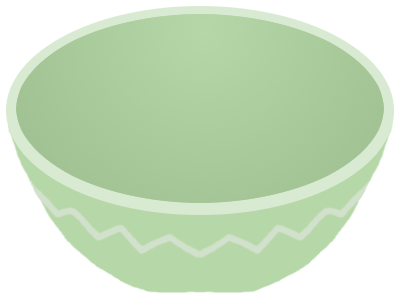
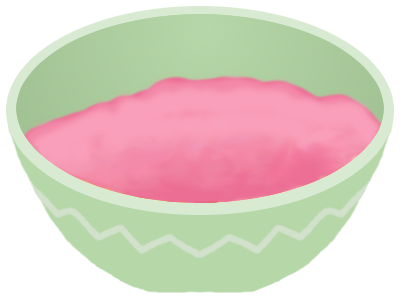
Before/after of a (400, 300) layered artwork. What changed in the layer stack:
added layer "Layer #7" above "Pasted Layer" over <box>23,73,382,203</box>
added layer "Pasted Layer" above "Layer #5" over <box>122,143,236,203</box>
added layer "Layer #5" above "Layer #4" over <box>59,131,200,203</box>
added layer "Layer #4" above "Layer #3" over <box>183,103,377,203</box>
added layer "Layer #3" above "Layer #1" over <box>39,102,370,203</box>
